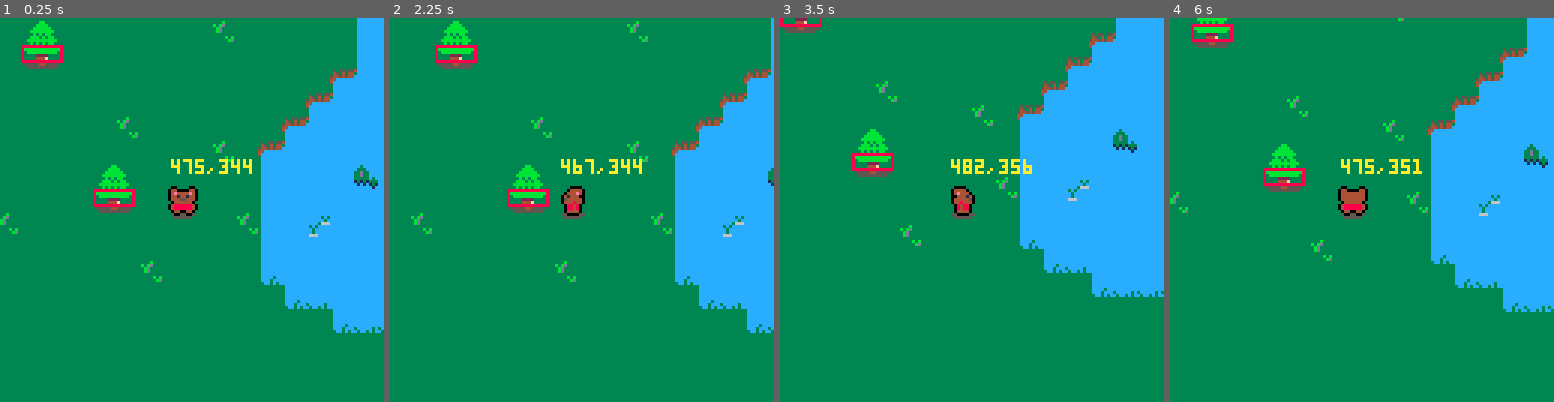
Above: before the commit, frames 1-4 (left to right).
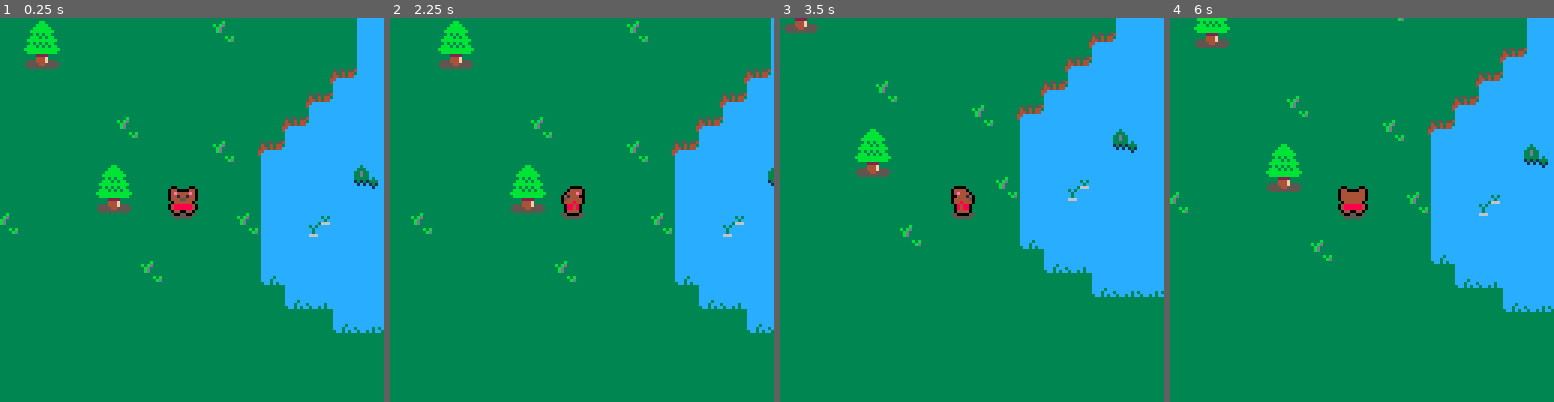
Above: after the commit, the same moments.

Repository: LuosRestil/pico8
Game: PICO-8 cartridge connections.p8
The game is run twice, just before and just after one commit, with the same random seed, the same clock (stepped at 60 frames per second) and the same inputs.
Inputs:
- Up to frame 1 (0.25 s): no input
- Up to frame 2 (2.25 s): tap O (Z key) at 0.33, 0.7, 1.43, 2.22 s; hold Left from 1.97 s (still down)
- Up to frame 3 (3.5 s): release Left at 2.37 s; hold Down 2.42-2.82 s; hold Right from 2.87 s (still down); tap O (Z key) at 3.1 s
- Up to frame 4 (6 s): release Right at 3.53 s; hold Up 3.58-4.08 s; tap O (Z key) at 3.98, 4.87, 5.75 s; hold Right 4.13-4.53 s; hold Down 4.58-5.08 s; hold Left 5.13-5.8 s; hold Up from 5.85 s (still down)

The runs differ from the first frame. In frame 1, 0.8% of the frame differs, in the area x 5-66%, y 7-50%; in frame 2, 0.8%; in frame 3, 0.7%; in frame 4, 0.8%, in the area x 5-66%, y 1-44%.

Commit message:
fix interaction hitbox

Diff:
--- /dev/null
+++ b/collisions.p8
@@ -0,0 +1,51 @@
+pico-8 cartridge // http://www.pico-8.com
+version 43
+__lua__
+local sq1={
+	x=10,y=10,w=16,h=8
+}
+
+local sq2={
+	x=30,y=10,w=8,h=8
+}
+
+function _update()
+	if btnp(⬆️) then
+		sq2.y-=1
+	elseif btnp(⬇️) then
+		sq2.y+=1
+	elseif btnp(⬅️) then
+		sq2.x-=1
+	elseif btnp(➡️) then
+		sq2.x+=1
+	end
+end
+
+function _draw()
+	cls()
+ rrect(sq1.x,sq1.y,sq1.w,sq1.h,0,8)
+-- rrect(sq2.x,sq2.y,sq2.w,sq2.h,0,12)
+	rect(sq2.x,sq2.y,sq2.x+sq2.w-1,sq2.y+sq2.h-1,12)
+	circ(sq2.x+2,sq2.y+1,0,7)
+	circ(sq2.x+4,sq2.y+1,0,7)
+	circ(sq2.x+6,sq2.y+1,0,7)
+	if colliding(sq1,sq2) then
+		print("colliding",10,100,10)
+	end
+end
+
+function colliding(a,b)
+	return (
+		a.x<b.x+b.w and
+		b.x<a.x+a.w and
+		a.y<b.y+b.h and
+		b.y<a.y+a.h
+	)
+end
+__gfx__
+00000000000000000000000000000000000000000000000000000000000000000000000000000000000000000000000000000000000000000000000000000000
+00000000000000000000000000000000000000000000000000000000000000000000000000000000000000000000000000000000000000000000000000000000
+00700700000000000000000000000000000000000000000000000000000000000000000000000000000000000000000000000000000000000000000000000000
+00077000000000000000000000000000000000000000000000000000000000000000000000000000000000000000000000000000000000000000000000000000
+00077000000000000000000000000000000000000000000000000000000000000000000000000000000000000000000000000000000000000000000000000000
+00700700000000000000000000000000000000000000000000000000000000000000000000000000000000000000000000000000000000000000000000000000
--- a/connections.p8
+++ b/connections.p8
@@ -1,8 +1,10 @@
 pico-8 cartridge // http://www.pico-8.com
 version 43
 __lua__
---using maps
+--connections
 --by luos restil
+debug=false
+
 local cam={x=0,y=0}
 trees={}
 treeph=114
@@ -23,9 +25,9 @@
 					y=(row+1)*8+7
 				})
 				add(interactables,{
-					x=col*8+1,
+					x=col*8,
 					y=(row+1)*8,
-					w=13,h=5,
+					w=16,h=8,
 					interact=function(self)
 						msg="i'M JUST A TREE,\nBUT THANKS FOR\nNOTICING!"
 					end
@@ -71,8 +73,17 @@
 
 	draw_msg()
 
-	for i in all(interactables) do
-		rect(i.x,i.y,i.x+i.w,i.y+i.h,8)
+	if debug then
+		for i in all(interactables) do
+			rect(i.x,i.y,i.x+i.w-1,i.y+i.h-1,8)
+		end
+
+		if plr.rec then
+			rectfill(plr.rec.x,plr.rec.y,
+				plr.rec.x+plr.rec.w-1,
+				plr.rec.y+plr.rec.h-1,
+				14)
+		end
 	end
 end
 
@@ -120,6 +131,7 @@
 		x=475,y=344,
 		spd=1,
 		sp=33,
+		hb={x=2,y=5,w=4,h=3},
 		cnrs={
 			tl={2,5,10},
 			tr={5,5,10},
@@ -158,11 +170,41 @@
 			spr(abs(self.sp),pos.x,pos.y,1,1,self.sp<0)
 			palt()
 
-			print(
-				self.x..","..self.y,
-				self.x,self.y-10,
-				10
-			)
+			--debug
+			if debug then
+				print(
+					self.x..","..self.y,
+					self.x,self.y-10,
+					10
+				)
+				rect(
+					self.x+self.hb.x,
+					self.y+self.hb.y,
+					self.x+self.hb.x+self.hb.w-1,
+					self.y+self.hb.y+self.hb.h-1,
+					12)
+				circ(
+					self.x+self.cnrs.tl[1],
+					self.y+self.cnrs.tl[2],
+					0,
+					self.cnrs.tl[3])
+				circ(
+					self.x+self.cnrs.tr[1],
+					self.y+self.cnrs.tr[2],
+					0,
+					self.cnrs.tr[3])
+				circ(
+					self.x+self.cnrs.bl[1],
+					self.y+self.cnrs.bl[2],
+					0,
+					self.cnrs.bl[3])
+				circ(
+					self.x+self.cnrs.br[1],
+					self.y+self.cnrs.br[2],
+					0,
+					self.cnrs.br[3])
+				end
+
 		end,
 
 		update=function(self)
@@ -234,6 +276,10 @@
 
 			self:animate()
 
+			if debug then
+				self:get_interact()
+			end
+
 			if btnp(🅾️) then
 				local i=self:get_interact()
 				if i~=nil then
@@ -249,25 +295,35 @@
 				local rec=nil
 				if self.heading=="down" then
 					rec={
-						x=self.x,w=7,
-						y=self.y+9,h=1
+						x=self.x+self.hb.x,
+						y=self.y+self.hb.y+self.hb.h,
+						w=self.hb.w,
+						h=1
 					}
 				elseif self.heading=="up" then
 					rec={
-						x=self.x,w=7,
-						y=self.y-1,h=1
+						x=self.x+self.hb.x,
+						y=self.y+self.hb.y-1,
+						w=self.hb.w,
+						h=1
 					}
 				elseif self.heading=="left" then
 					rec={
-						x=self.x-1,w=1,
-						y=self.y,h=7
+						x=self.x+self.hb.x-1,
+						y=self.y+self.hb.y,
+						w=1,
+						h=self.hb.h
 					}
 				elseif self.heading=="right" then
 					rec={
-						x=self.x+9,w=1,
-						y=self.y,h=7
+						x=self.x+self.hb.x+self.hb.w,
+						y=self.y+self.hb.y,
+						w=1,
+						h=self.hb.h
 					}
 				end
+
+				self.rec=rec
 
 				if colliding(rec,i) then
 					return i
